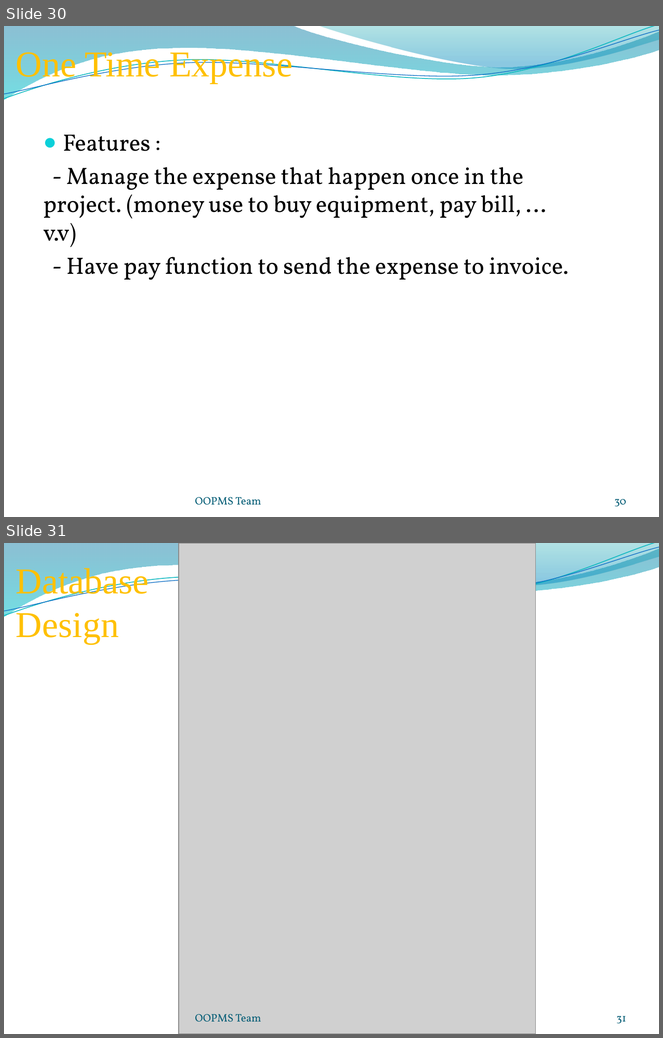
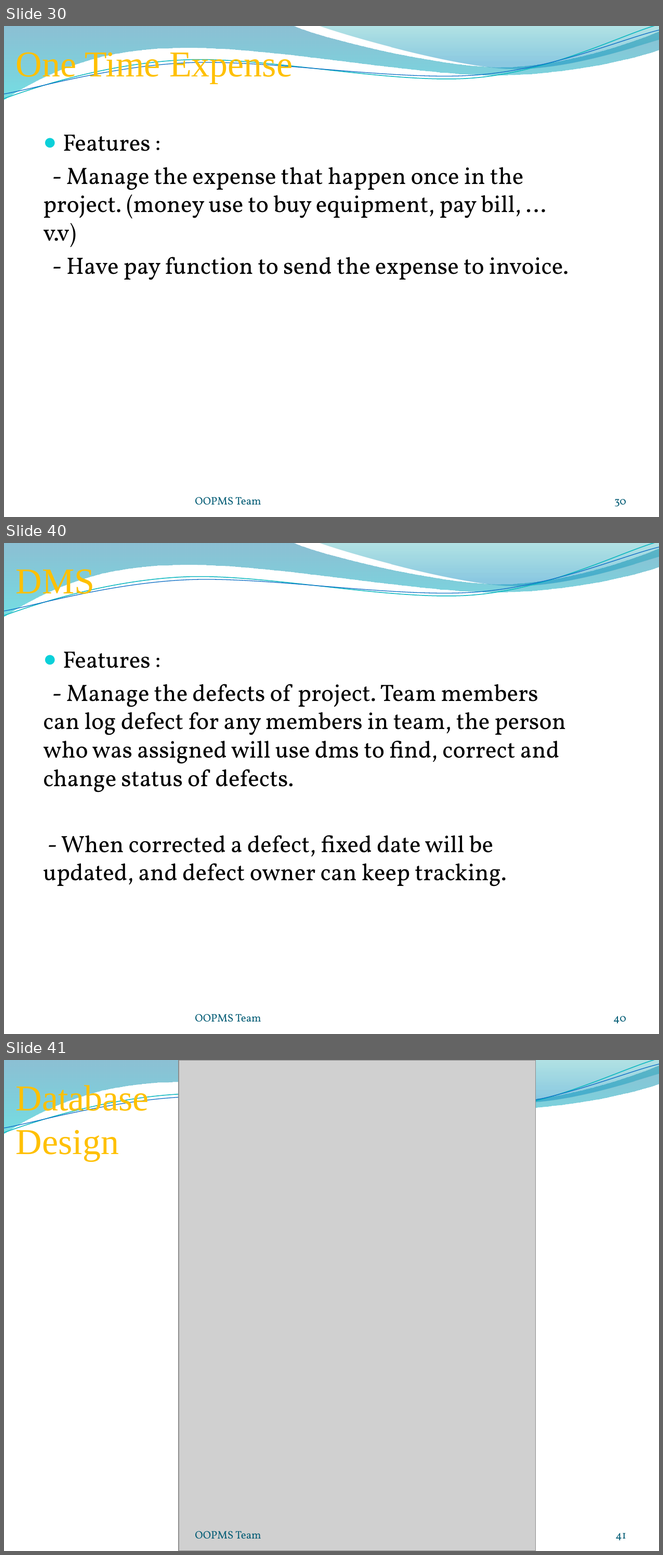
Before and after one commit to gofpattern/oopms, a slide deck: Document/Report/Presentation/OOPMS_Presentation_v1.0.pptx. Shown one above the other, each under a label of ours: slides 30 and 31 before the commit, slides 30, 40 and 41 after it; the slides between them are not shown. The pictures are 663x1038 and 663x1555 pixels, drawn with LibreOffice and Linux fonts; fonts in the diff are those of the drawing; grey boxes stand for pictures; background and template pictures are left out. Boxes give left, top, right and bottom in pixels: in the first picture for what was removed or moved away, otherwise in the second. Text is boxed around its words. In the diff, an @@ line names an element or a change of style, - is before the commit and + after.

```diff
--- a/Document/Report/Presentation/OOPMS_Presentation_v1.0.pptx
+++ b/Document/Report/Presentation/OOPMS_Presentation_v1.0.pptx
@@ slide 40 added at (x1=4, y1=543, x2=659, y2=1034), background picture (left out); not listed: 4 template elements that a slide beside it also shows @@
@@ text added at (x1=16, y1=569, x2=95, y2=600), 40 pt, text #FFC000 @@
+DMS
@@ text added at (x1=43, y1=652, x2=567, y2=887), 26 pt, text #000000 @@
+● Features :
+- Manage the defects of project. Team members can log defect for any members in team, the person who was assigned will use dms to find, correct and change status of defects.
+- When corrected a defect, fixed date will be updated, and defect owner can keep tracking.
@@ text added at (x1=195, y1=1014, x2=261, y2=1022), 12 pt, text #045D75 @@
+OOPMS Team
@@ page number added at (x1=613, y1=1016, x2=626, y2=1024), 12 pt, text #045D75 @@
+40
@@ what was slide 31 is now slide 41 @@
@@ page number at (x1=616, y1=1533, x2=626, y2=1541): text changed @@
-31
+41
```
Also in this commit, not shown: 2 slides changed, 9 other slides added.
